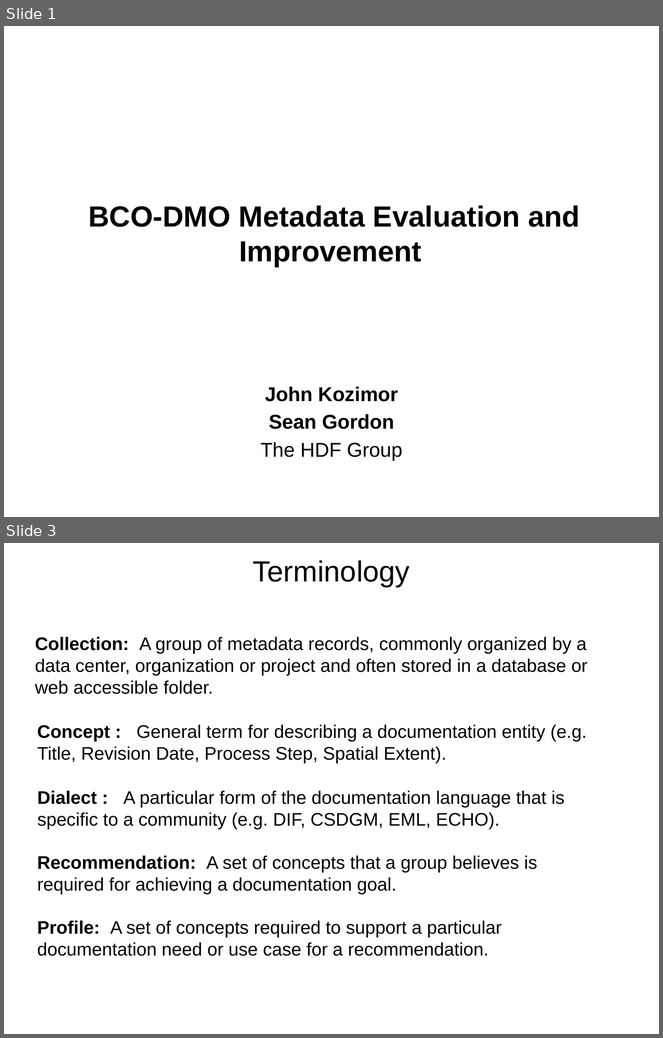
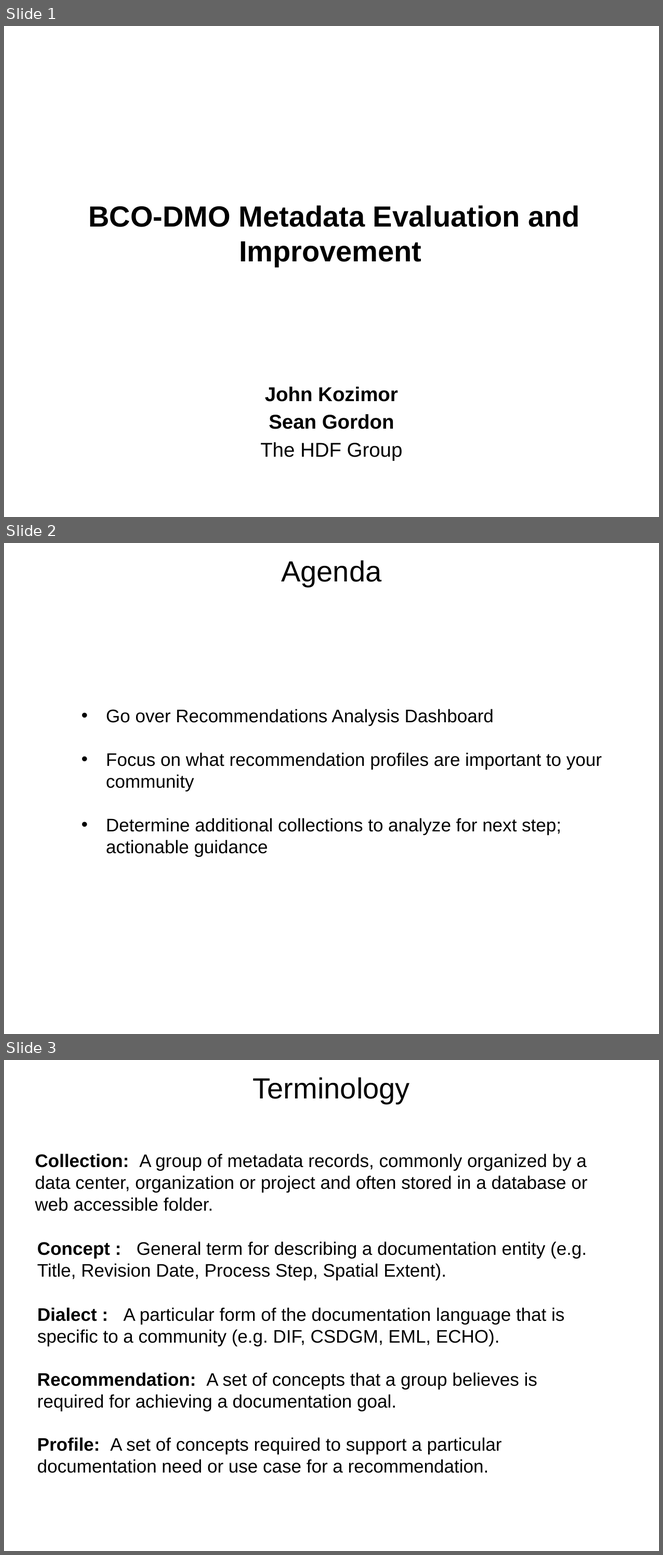
Before and after one commit to scgordon/ConceptMining, a slide deck: Presentations/IEDA_RAD_initial.pptx. Shown one above the other, each under a label of ours: slides 1 and 3 before the commit, slides 1, 2 and 3 after it; the slides between them are not shown. The pictures are 663x1038 and 663x1555 pixels, drawn with LibreOffice and Linux fonts; fonts in the diff are those of the drawing; background and template pictures are left out. Boxes give left, top, right and bottom in pixels: in the first picture for what was removed or moved away, otherwise in the second. Text is boxed around its words. In the diff, an @@ line names an element or a change of style, - is before the commit and + after.

```diff
--- a/Presentations/IEDA_RAD_initial.pptx
+++ b/Presentations/IEDA_RAD_initial.pptx
@@ slide 2 added at (4,543,659,1034), background picture (left out) @@
@@ title added at (281,560,382,587), 32 pt, text #000000 @@
+Agenda
@@ text added at (106,709,602,857), 20 pt, text #000000 @@
+• Go over Recommendations Analysis Dashboard
+• Focus on what recommendation profiles are important to your community
+• Determine additional collections to analyze for next step; actionable guidance
```
Also in this commit, not shown: 1 slide changed, 1 slide removed, 1 other file.
